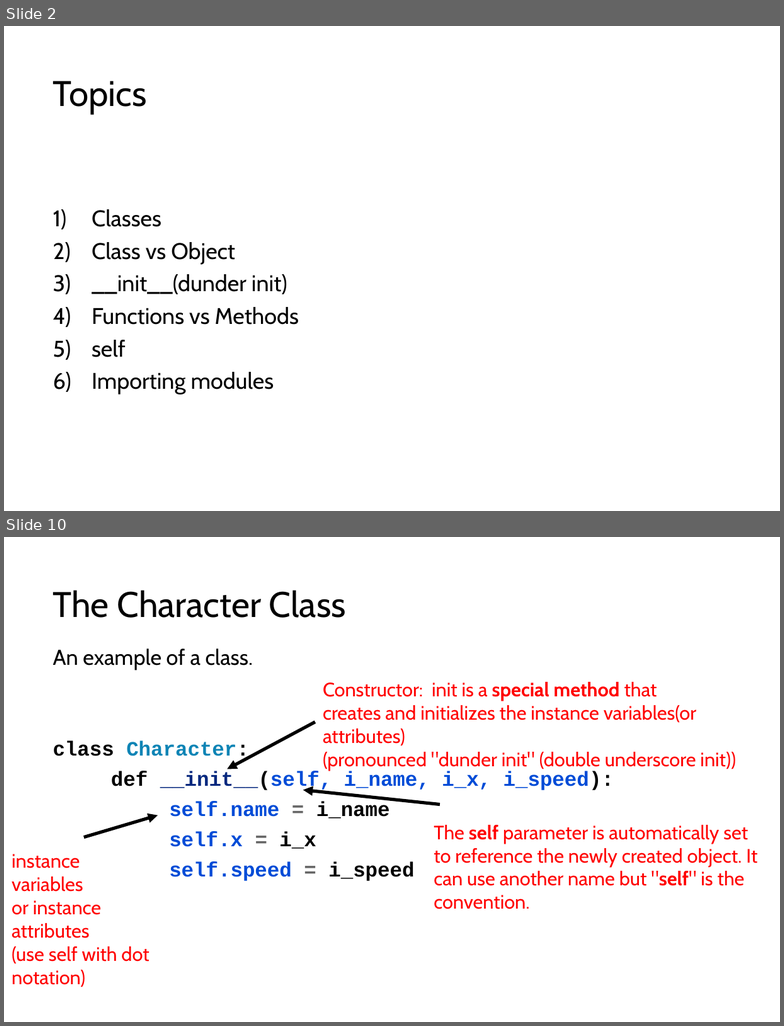
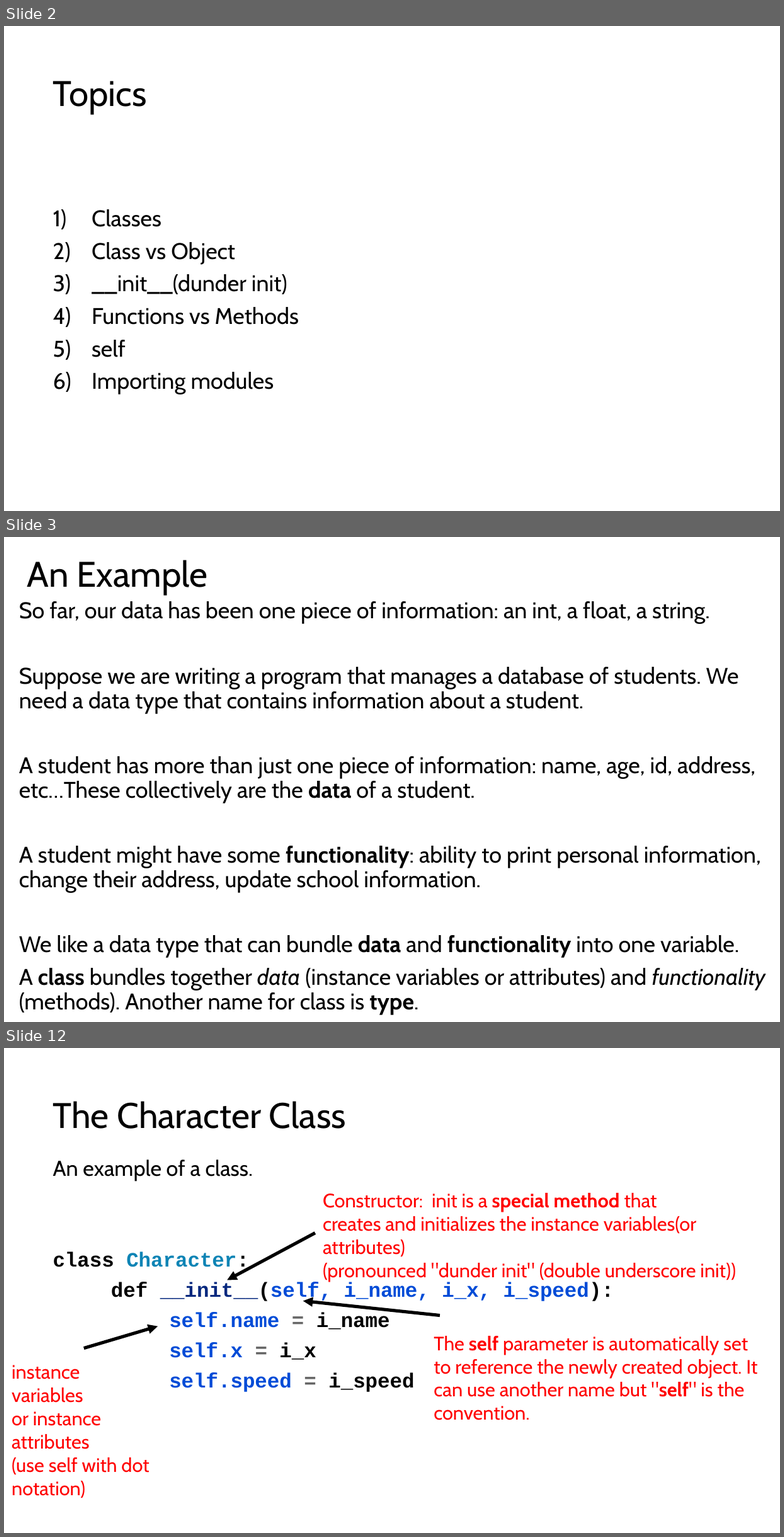
Before and after one commit to LongBaoNguyen/longbaonguyen.github.io, a slide deck: courses/apcsp/lect11a.pptx. Shown one above the other, each under a label of ours: slides 2 and 10 before the commit, slides 2, 3 and 12 after it; the slides between them are not shown. The pictures are 784x1026 and 784x1537 pixels, drawn with LibreOffice and Linux fonts; fonts in the diff are those of the drawing. Boxes give left, top, right and bottom in pixels: in the first picture for what was removed or moved away, otherwise in the second. Text is boxed around its words. In the diff, an @@ line names an element or a change of style, - is before the commit and + after.

```diff
--- a/courses/apcsp/lect11a.pptx
+++ b/courses/apcsp/lect11a.pptx
@@ slide 3 added at (4, 537, 780, 1022), background #FFFFFF @@
@@ title added at (27, 560, 208, 595), 33 pt, text #000000 @@
+An Example
@@ text added at (19, 601, 766, 1015), 21 pt, text #000000 @@
+So far, our data has been one piece of information: an int, a float, a string.
+Suppose we are writing a program that manages a database of students. We need a data type that contains information about a student.
+A student has more than just one piece of information: name, age, id, address, etc…These collectively are the data of a student.
+A student might have some functionality: ability to print personal information, change their address, update school information.
+We like a data type that can bundle data and functionality into one variable.
+A class bundles together data (instance variables or attributes) and functionality (methods). Another name for class is type.
@@ what was slide 10 is now slide 12 @@
```
Also in this commit, not shown: 8 slides changed, 1 other slide added, 26 other files.
